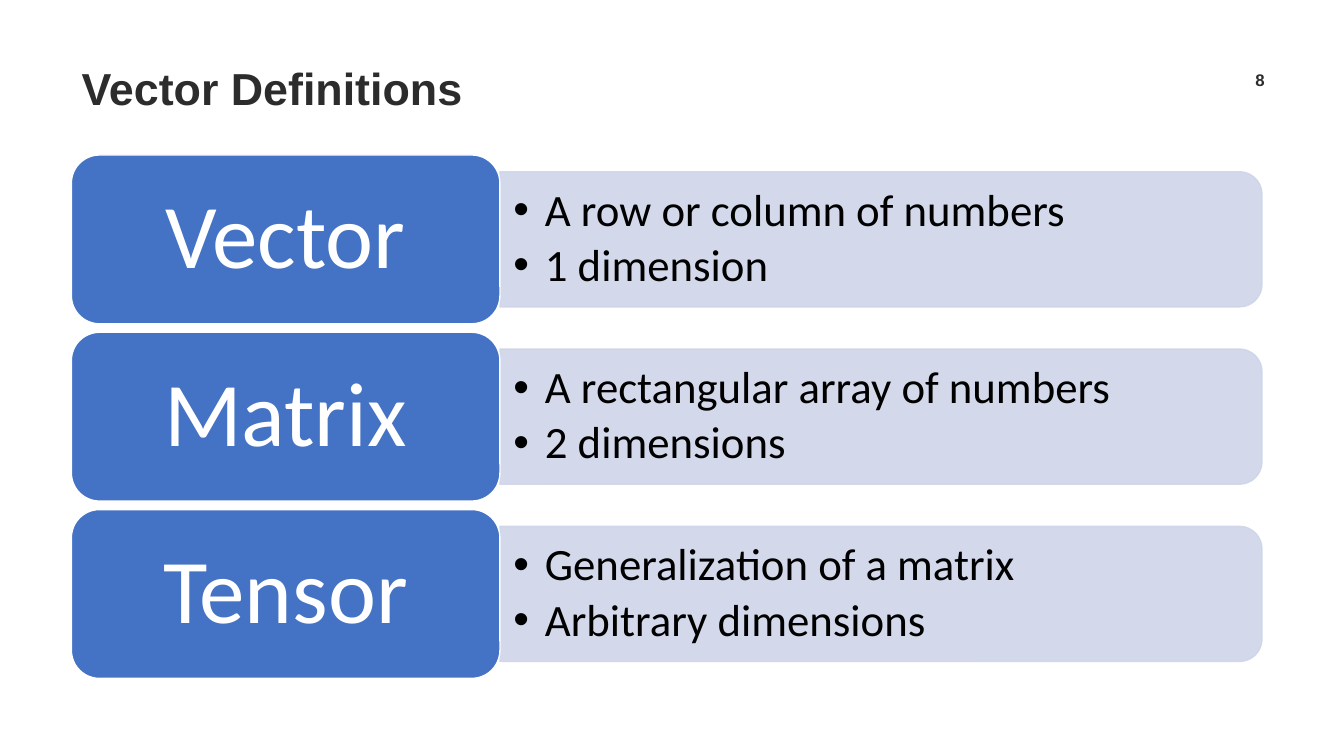
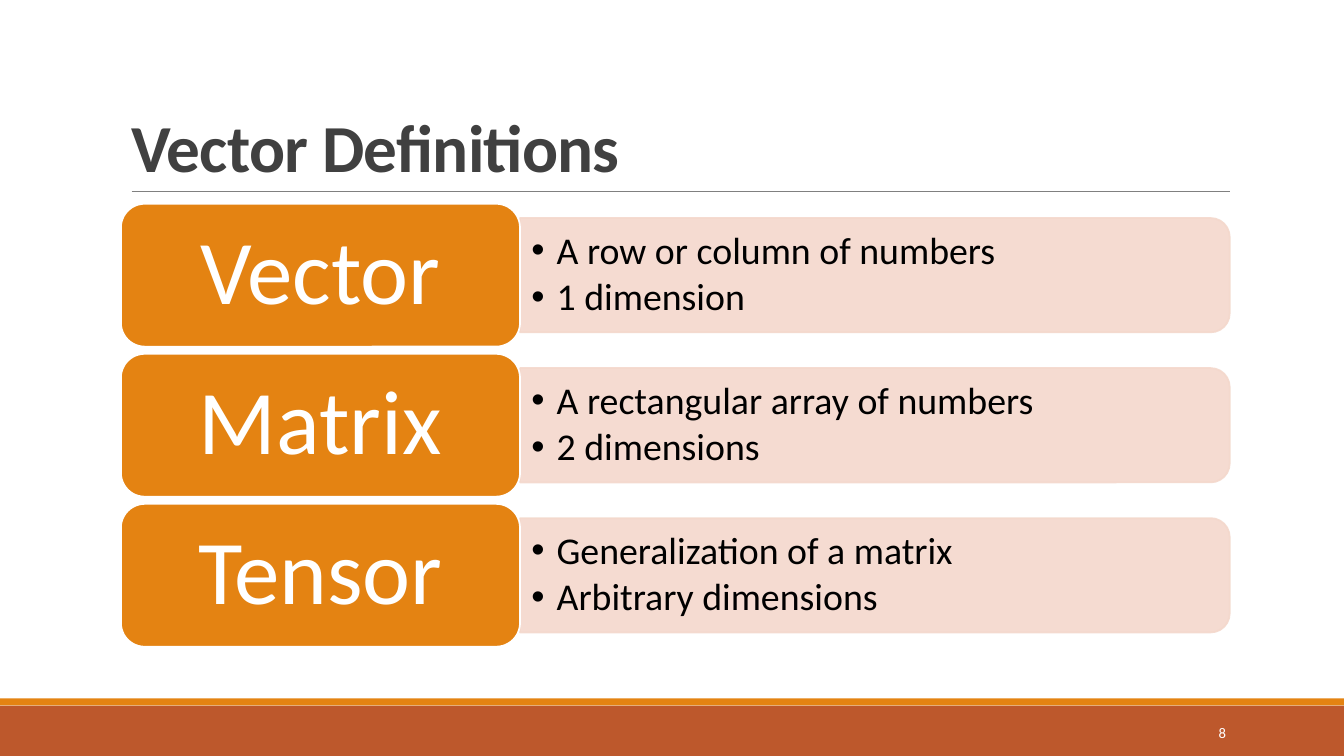
Before and after one commit to TrainingByPackt/Natural-Language-Processing-Fundamentals, a slide deck: slide 8 of Lesson-7-VectorRepresentations/Lesson 7.pptx. Drawn at 1344x756 pixels with LibreOffice and Linux fonts; fonts in the diff are those of the drawing; background and template pictures are left out. Boxes give left, top, right and bottom in pixels: in the first picture for what was removed or moved away, otherwise in the second. Text is boxed around its words. In the diff, an @@ line names an element or a change of style, - is before the commit and + after.

Commit message:
Add more slides to deck

```diff
--- a/Lesson-7-VectorRepresentations/Lesson 7.pptx
+++ b/Lesson-7-VectorRepresentations/Lesson 7.pptx
@@ title "Vector Definitions": place and size @@
-title "Vector Definitions" at <box>82,72,462,106</box>
+title "Vector Definitions" at <box>131,125,620,173</box>
@@ title "Vector Definitions" at <box>131,125,620,173</box>: size 32 to 48 pt, font Arial to Calibri, text colour #2C2C2C to #404040, letter spacing 0 to -0.5 pt; line spacing 1 to 0.85; vertical alignment middle to bottom @@
@@ fill #4472C4 to #E48312; outline #FFFFFF 1 pt to #FFFFFF 1.25 pt in 3 elements at <box>121,354,520,497</box>, <box>121,504,520,647</box>, <box>121,204,520,347</box> @@
@@ rounded rectangle: place and size @@
-rounded rectangle at <box>72,155,500,325</box>
+rounded rectangle at <box>121,204,520,347</box>
@@ line added from (132, 192) to (1231, 192), #808080 0.5 pt @@
@@ text "Vector": place and size @@
-text "Vector" at <box>166,209,406,269</box>
+text "Vector" at <box>200,245,440,305</box>
@@ size 32 to 27 pt; indent changed in 3 elements at <box>557,387,1034,461</box>, <box>557,537,953,616</box>, <box>557,237,995,311</box> @@
@@ text "A row or column of ...": place and size @@
-text "A row or column of ..." at <box>545,195,1065,282</box>
+text "A row or column of ..." at <box>557,237,995,311</box>
@@ fill #CFD5EA at 90% opacity to #F5D9CC at 90% opacity; outline #CFD5EA 1 pt to #F5D9CC 1.25 pt in 3 elements at <box>520,369,1230,482</box>, <box>520,519,1230,633</box>, <box>520,218,1230,332</box> @@
@@ round same rect: place and size @@
-round same rect at <box>500,172,1262,308</box>
+round same rect at <box>520,218,1230,332</box>
@@ rounded rectangle: place and size @@
-rounded rectangle at <box>72,333,500,502</box>
+rounded rectangle at <box>121,354,520,497</box>
@@ text "Matrix": place and size @@
-text "Matrix" at <box>164,383,407,447</box>
+text "Matrix" at <box>199,391,442,455</box>
@@ text "A rectangular array of numbers": place and size @@
-text "A rectangular array of numbers" at <box>545,372,1110,459</box>
+text "A rectangular array of numbers" at <box>557,387,1034,461</box>
@@ round same rect: place and size @@
-round same rect at <box>500,349,1262,484</box>
+round same rect at <box>520,369,1230,482</box>
@@ rounded rectangle: place and size @@
-rounded rectangle at <box>72,509,500,679</box>
+rounded rectangle at <box>121,504,520,647</box>
@@ text "Tensor": place and size @@
-text "Tensor" at <box>163,564,408,624</box>
+text "Tensor" at <box>198,545,443,605</box>
@@ text "Generalization of a matrix": place and size @@
-text "Generalization of a matrix" at <box>545,549,1014,644</box>
+text "Generalization of a matrix" at <box>557,537,953,616</box>
@@ round same rect: place and size @@
-round same rect at <box>500,526,1262,661</box>
+round same rect at <box>520,519,1230,633</box>
@@ rectangle added at <box>0,706,1344,756</box>, fill #BD582C @@
@@ rectangle added at <box>0,699,1344,706</box>, fill #E48312 @@
@@ page number: place and size @@
-page number at <box>1255,74,1264,86</box>
+page number at <box>1219,728,1226,738</box>
@@ page number at <box>1219,728,1226,738</box>: size 12 to 10.5 pt, font Arial to Calibri, text colour #2C2C2C to #FFFFFF, bold off; alignment centre to right @@
```
Also in this commit, not shown: 23 other slides changed, 5 slides added, 3 other files.
